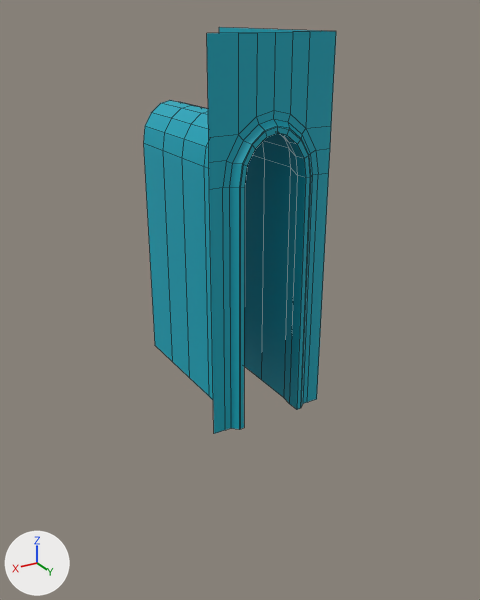
What one commit did to the FBX model New Unity Project/Assets/3D Assets/Arch_modul_end_cap.fbx.
One viewpoint serves both versions: a 50 mm camera at (0.017, 0.027, 0.0103) aimed at (-0.001, -0.0031, -0.0047). Arrows for +X, +Y and +Z are at lower left; the lights stay in place. Mesh edges are drawn as thin lines. Where no turn or scale is listed for an object, it has been applied to the vertices. Vertices at the same position are counted once.

Before the edit, the objects in view are built like this:
```python
me_mesh = bpy.data.meshes.new('Mesh')
me_mesh.from_pydata(...)  # 141 vertices, 116 faces; spans x -0.0033..0.0033, y -0.0092..0.0019, z -0.0096..0.0096
me_mesh.materials.append(mat_phonge1)  # cyan #00a7bc
ob_arch_modul1 = bpy.data.objects.new('Arch_Modul1', me_mesh)
ob_arch_modul1.location = (0.0, 0.0, 0.0)
```
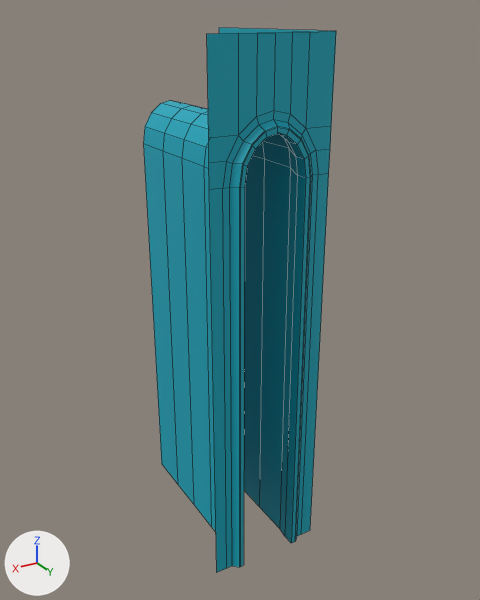
The newer file is also turned or shifted as a whole; pictures and numbers use the older file's frame.

What differs and where, as boxes [x1, y1, x2, y2] in the pictures (480 x 600 px; the box of a moved part takes in the faces that stretch with it):
'Arch_Modul1', reshaped (34% taller): before [143, 27, 336, 434]; after [144, 28, 336, 573]
part 1 of me_mesh, moved or reshaped: before [153, 155, 323, 434]; after [153, 156, 323, 573]

The change in detail:
me_mesh has 141 vertices, 116 faces and spans x -0.0033..0.0033, y -0.0092..0.0019, z -0.0096..0.0096.
me_mesh is used by ob_arch_modul1; location (0.0, 0.0, 0.0).
me_mesh part 1: all 25 vertices in x -0.0033..0.0033, y -0.0092..0.0019, z -0.0096 are moved by (0.0, 0.0, -0.0095).
